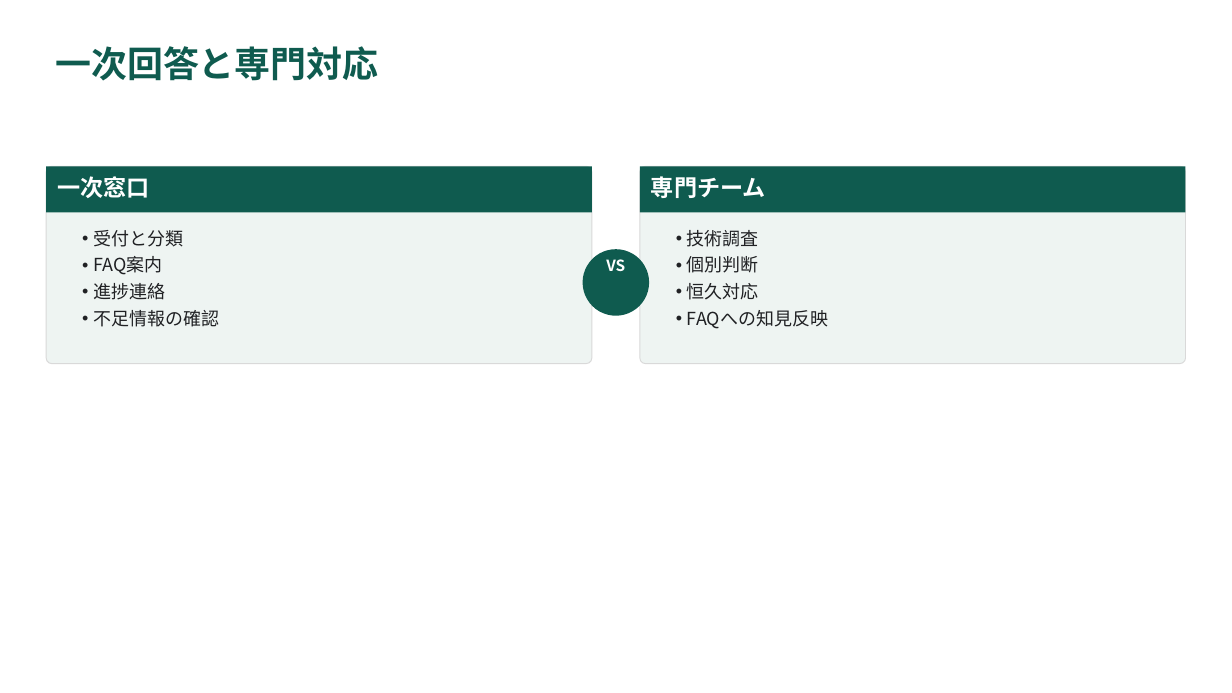
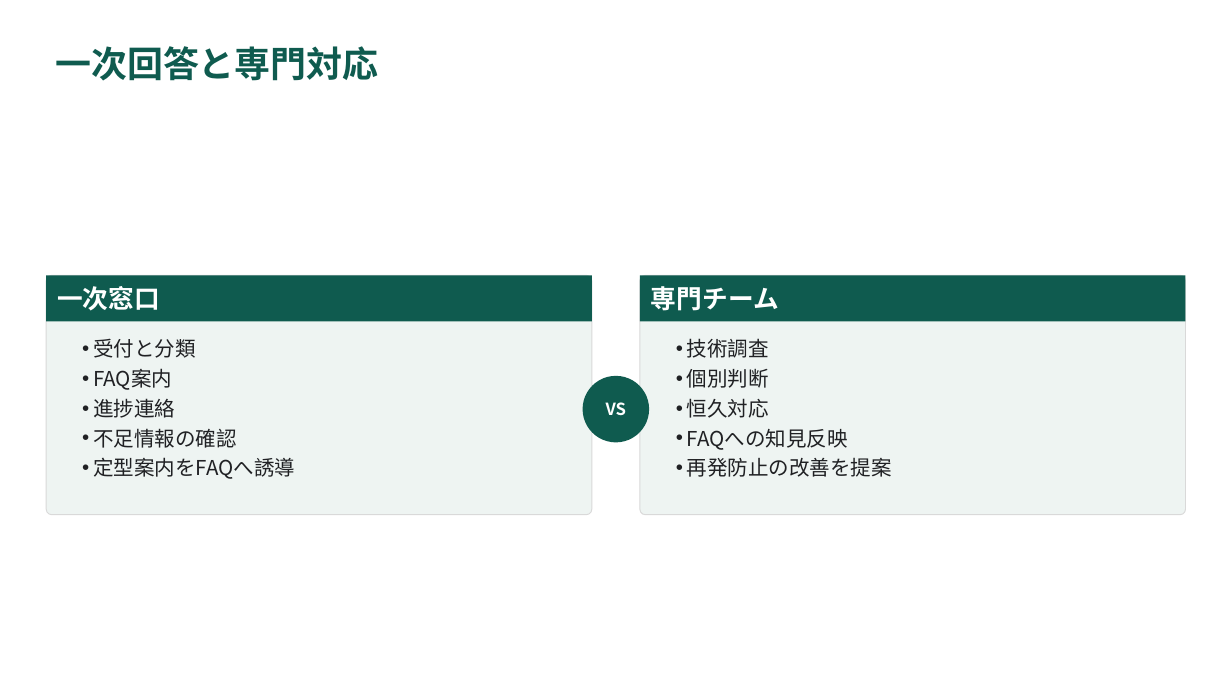
Before and after one commit to YHirano7/Artifacts, a slide deck: slide 11 of skills/pptx-deck/examples/component-gallery/component-gallery.pptx. Drawn at 1232x693 pixels with LibreOffice and Linux fonts; fonts in the diff are those of the drawing. Boxes give left, top, right and bottom in pixels: in the first picture for what was removed or moved away, otherwise in the second. Text is boxed around its words. In the diff, an @@ line names an element or a change of style, - is before the commit and + after.

```diff
--- a/skills/pptx-deck/examples/component-gallery/component-gallery.pptx
+++ b/skills/pptx-deck/examples/component-gallery/component-gallery.pptx
@@ rectangle "一次窓口": place and size @@
-rectangle "一次窓口" at box(46, 166, 592, 213)
+rectangle "一次窓口" at box(46, 275, 592, 322)
@@ rectangle "一次窓口" at box(46, 275, 592, 322): size 18 to 20 pt @@
@@ rounded rectangle: place and size @@
-rounded rectangle at box(46, 166, 592, 364)
+rounded rectangle at box(46, 275, 592, 515)
@@ rounded rectangle at box(46, 275, 592, 515): proportions changed @@
@@ rectangle "専門チーム": place and size @@
-rectangle "専門チーム" at box(640, 166, 1186, 213)
+rectangle "専門チーム" at box(640, 275, 1186, 322)
@@ rectangle "専門チーム" at box(640, 275, 1186, 322): size 18 to 20 pt @@
@@ rounded rectangle at box(640, 275, 1186, 515): proportions changed @@
@@ rounded rectangle: place and size @@
-rounded rectangle at box(640, 166, 1186, 364)
+rounded rectangle at box(640, 275, 1186, 515)
@@ text "受付と分類": place and size @@
-text "受付と分類" at box(93, 230, 219, 327)
+text "受付と分類" at box(93, 338, 295, 479)
@@ text "技術調査": place and size @@
-text "技術調査" at box(687, 230, 828, 329)
+text "技術調査" at box(687, 338, 892, 477)
@@ text at box(93, 338, 236, 448): size 14 to 16 pt in "受付と分類", "FAQ案内", "進捗連絡", "不足情報の確認" @@
@@ text at box(687, 338, 848, 450): size 14 to 16 pt in "技術調査", "個別判断", "恒久対応", "FAQへの知見反映" @@
@@ text "VS": place and size @@
-text "VS" at box(606, 259, 625, 271)
+text "VS" at box(606, 402, 627, 416)
@@ ellipse: place and size @@
-ellipse at box(582, 250, 649, 316)
+ellipse at box(582, 376, 649, 443)
@@ text "VS" at box(606, 402, 627, 416): size 12 to 13 pt; vertical alignment top to middle @@
@@ text at box(93, 457, 295, 479): paragraph added @@
+• 定型案内をFAQへ誘導
@@ text at box(687, 458, 892, 477): paragraph added @@
+• 再発防止の改善を提案
```
Also in this commit, not shown: 21 other slides changed, 39 other files.
